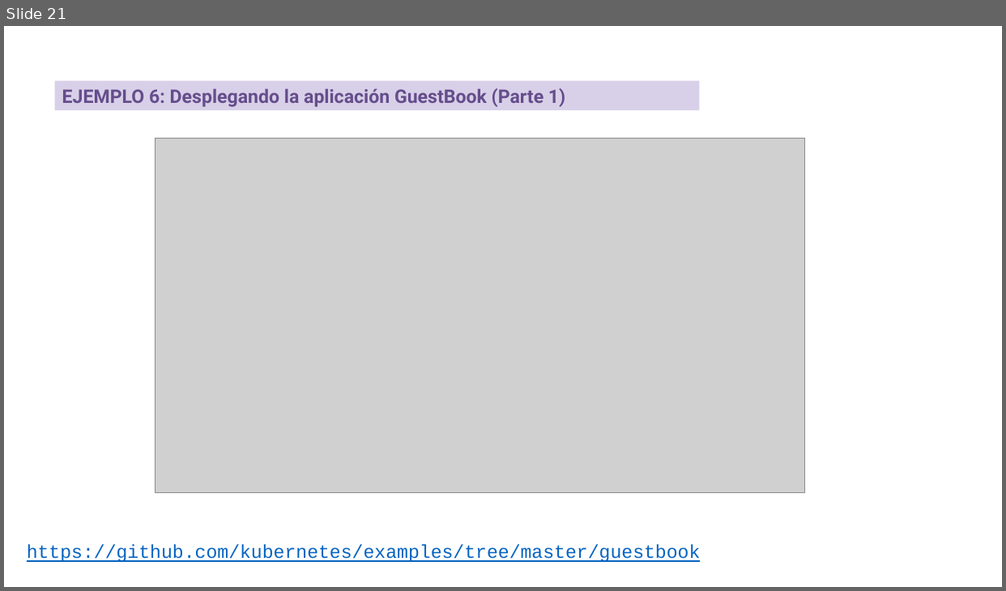
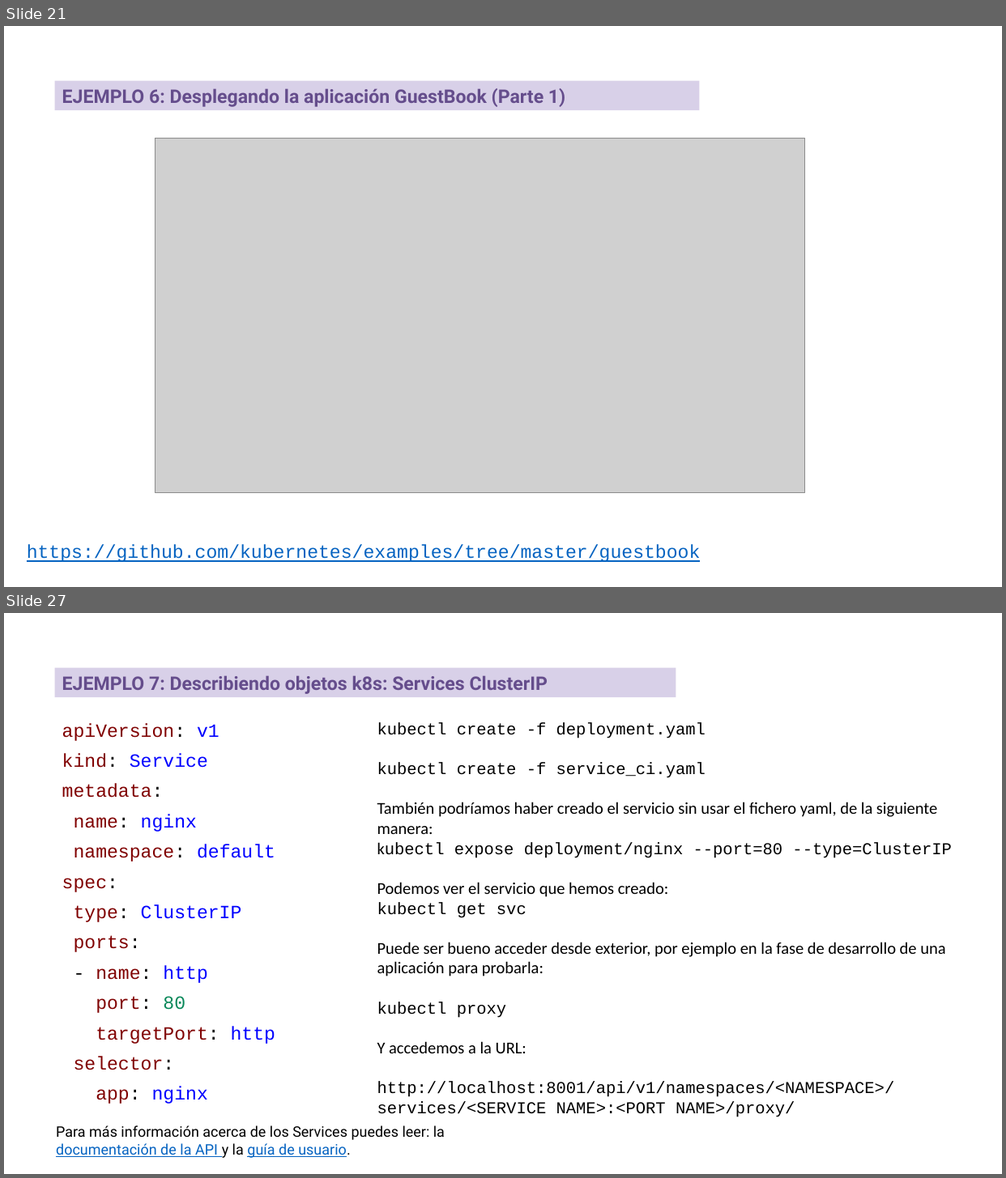
Before and after one commit to iesgn/curso_kubernetes_2020, a slide deck: unidad2/presentacion_sesion2.odp. Shown one above the other, each under a label of ours: slide 21 before the commit, slides 21 and 27 after it; the slides between them are not shown. The pictures are 1006x591 and 1006x1178 pixels, drawn with LibreOffice and Linux fonts; fonts in the diff are those of the drawing; grey boxes stand for pictures. Boxes give left, top, right and bottom in pixels: in the first picture for what was removed or moved away, otherwise in the second. Text is boxed around its words. In the diff, an @@ line names an element or a change of style, - is before the commit and + after.

Commit message:
Añado services en la sesión 2

```diff
--- a/unidad2/presentacion_sesion2.odp
+++ b/unidad2/presentacion_sesion2.odp
@@ slide 27 added at box(4, 613, 1002, 1174), background #FFFFFF @@
@@ rectangle added at box(55, 667, 676, 697), fill #D8D0E8, 18 pt, text #654D8C, bold @@
+EJEMPLO 7: Describiendo objetos k8s: Services ClusterIP
@@ text added at box(62, 723, 275, 1104), 18 pt, text #800000 @@
+apiVersion: v1
+kind: Service
+metadata:
+name: nginx
+namespace: default
+spec:
+type: ClusterIP
+ports:
+- name: http
+port: 80
+targetPort: http
+selector:
+app: nginx
@@ text added at box(377, 722, 952, 1118), 16 pt, text #000000 @@
+kubectl create -f deployment.yaml
+kubectl create -f service_ci.yaml
+También podríamos haber creado el servicio sin usar el fichero yaml, de la siguiente manera:
+kubectl expose deployment/nginx --port=80 --type=ClusterIP
+Podemos ver el servicio que hemos creado:
+kubectl get svc
+Puede ser bueno acceder desde exterior, por ejemplo en la fase de desarrollo de una aplicación para probarla:
+kubectl proxy
+Y accedemos a la URL:
+http://localhost:8001/api/v1/namespaces/<NAMESPACE>/services/<SERVICE NAME>:<PORT NAME>/proxy/
@@ text added at box(56, 1126, 445, 1158), 14 pt, text #000000 @@
+Para más información acerca de los Services puedes leer: la documentación de la API y la guía de usuario.
```
Also in this commit, not shown: 7 other slides added, 9 other files.
